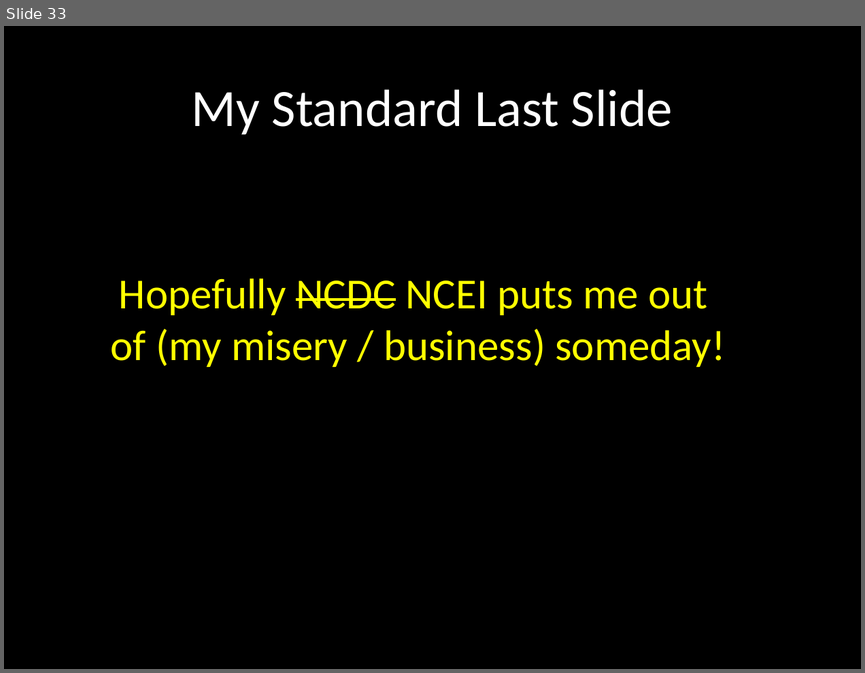
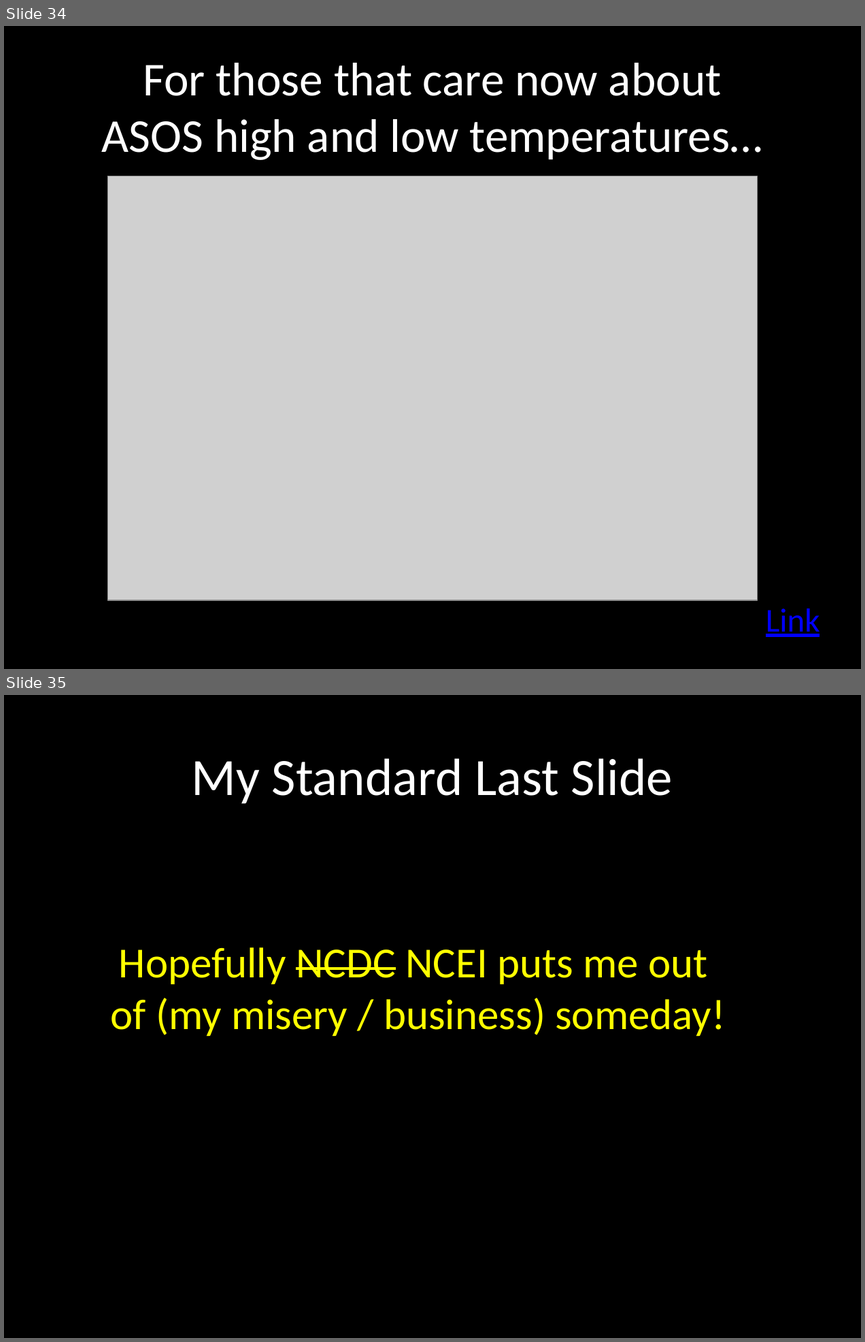
Before and after one commit to akrherz/akrherz, a slide deck: presentations/260702_tbw/tbw_herzmann.pptx. Shown one above the other, each under a label of ours: slide 33 before the commit, slides 34 and 35 after it. The pictures are 865x673 and 865x1342 pixels, drawn with LibreOffice and Linux fonts; fonts in the diff are those of the drawing; grey boxes stand for pictures. Boxes give left, top, right and bottom in pixels: in the first picture for what was removed or moved away, otherwise in the second. Text is boxed around its words. In the diff, an @@ line names an element or a change of style, - is before the commit and + after.

```diff
--- a/presentations/260702_tbw/tbw_herzmann.pptx
+++ b/presentations/260702_tbw/tbw_herzmann.pptx
@@ slide 34 added at (x1=4, y1=26, x2=861, y2=669), background #000000 @@
@@ title added at (x1=102, y1=63, x2=762, y2=160), 39.6 pt, text #FFFFFF @@
+For those that care now about
+ASOS high and low temperatures…
@@ picture added at (x1=107, y1=176, x2=757, y2=600) @@
@@ text added at (x1=766, y1=608, x2=820, y2=637), 28 pt, text #0000FF, underline @@
+Link
@@ what was slide 33 is now slide 35 @@
```
Also in this commit, not shown: 1 slide changed, 1 other slide added, 2 other files.
